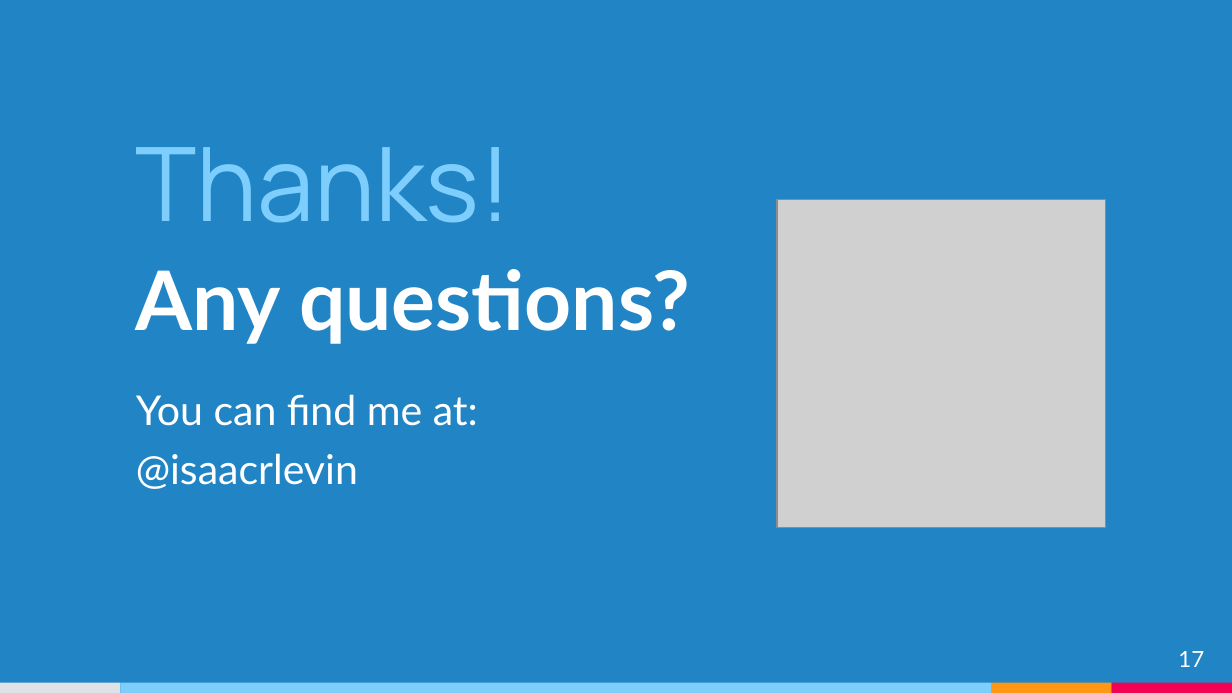
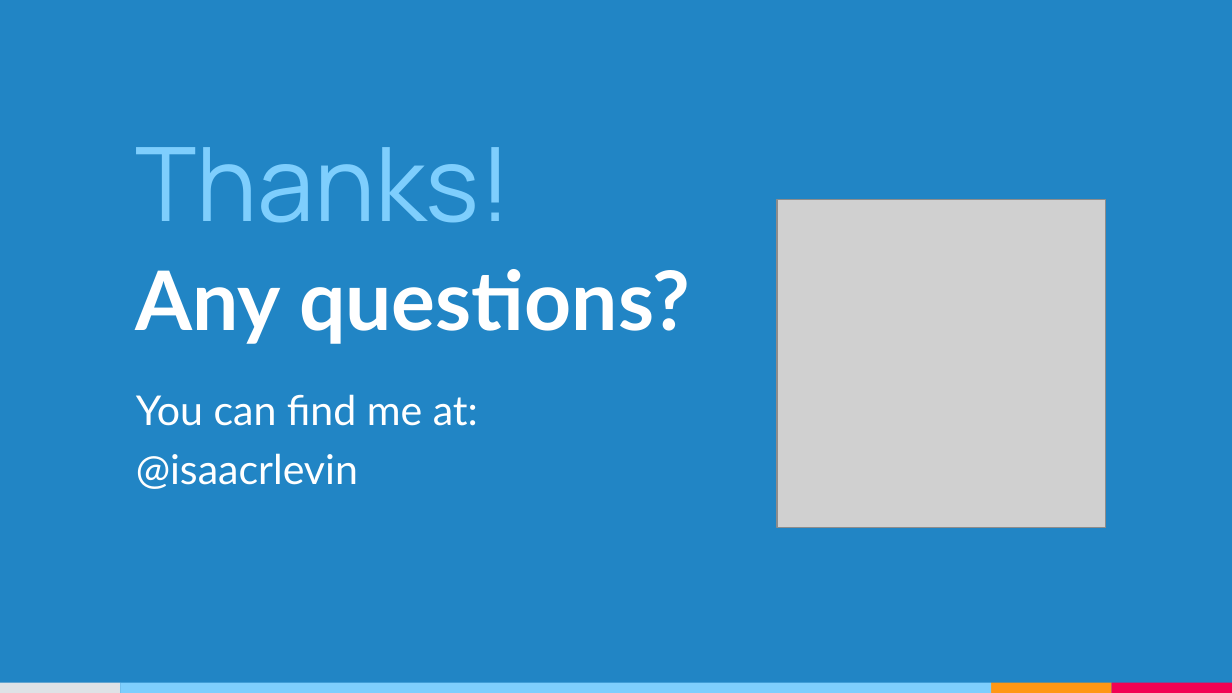
Before and after one commit to isaacrlevin/levin-talks, a slide deck: slide 17 of Running_ASP.NET_Core_Apps_without_a_server.pptx. Drawn at 1232x693 pixels with LibreOffice and Linux fonts; fonts in the diff are those of the drawing; grey boxes stand for pictures. Boxes give left, top, right and bottom in pixels: in the first picture for what was removed or moved away, otherwise in the second. Text is boxed around its words. In the diff, an @@ line names an element or a change of style, - is before the commit and + after.

```diff
--- a/Running_ASP.NET_Core_Apps_without_a_server.pptx
+++ b/Running_ASP.NET_Core_Apps_without_a_server.pptx
@@ page number removed at <box>1178,651,1204,667</box> @@
-17
```
Also in this commit, not shown: 6 other slides changed, 2 slides added, 2 slides removed, 2 other files.
